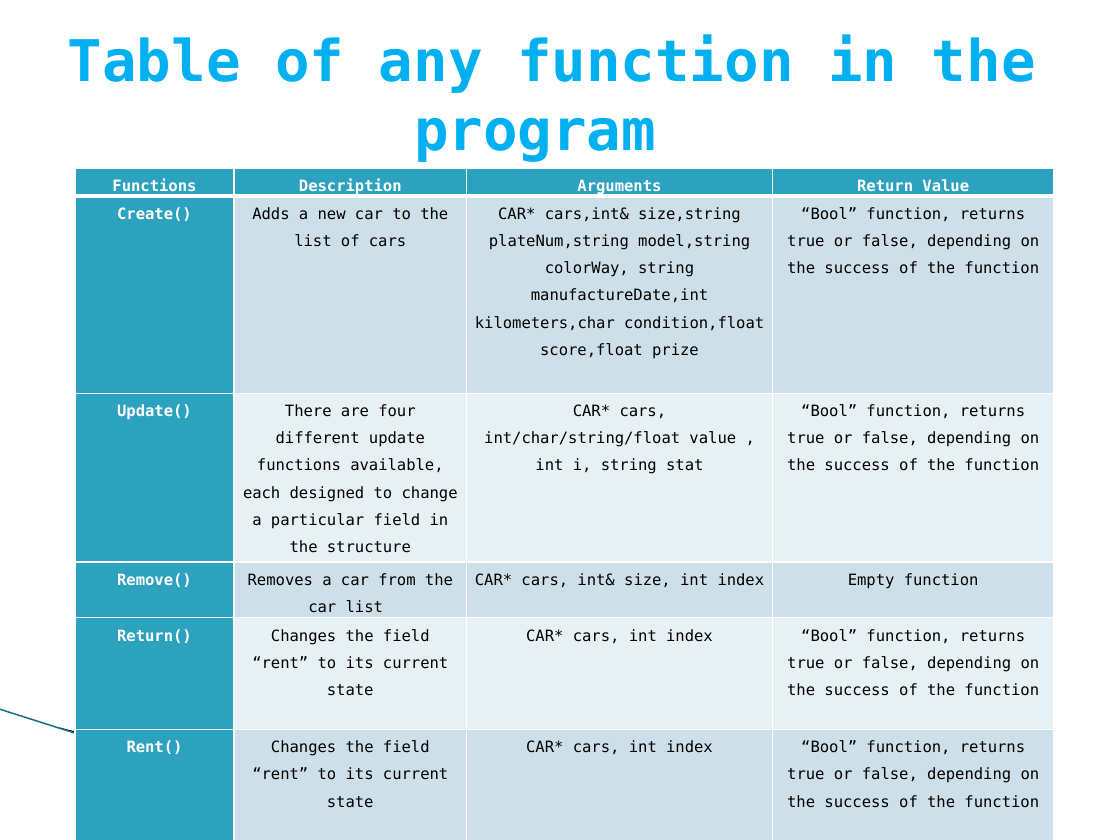
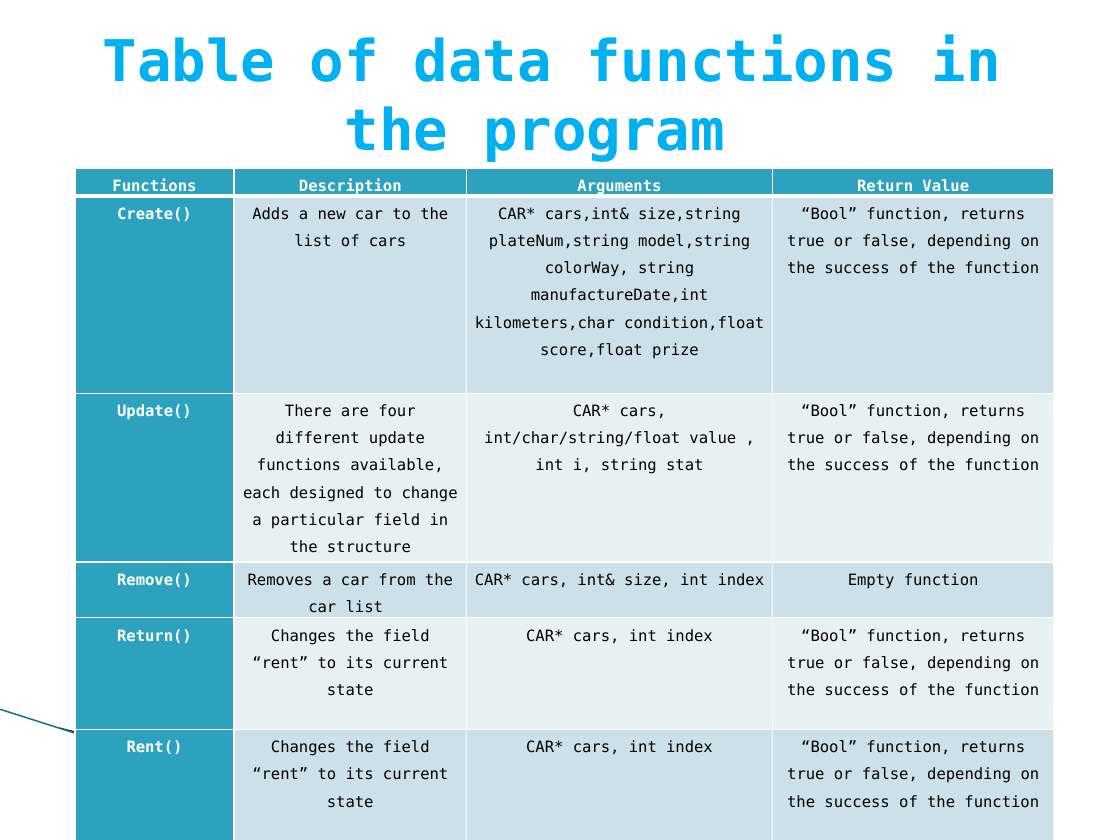
Before and after one commit to vgkavaldzhiev18/StructuresGit, a slide deck: slide 4 of Car Rent Incorporation.pptx. Drawn at 1120x840 pixels with LibreOffice and Linux fonts; fonts in the diff are those of the drawing; background and template pictures are left out. Boxes give left, top, right and bottom in pixels: in the first picture for what was removed or moved away, otherwise in the second. Text is boxed around its words. In the diff, an @@ line names an element or a change of style, - is before the commit and + after.

```diff
--- a/Car Rent Incorporation.pptx
+++ b/Car Rent Incorporation.pptx
@@ title at (102,34,1001,162): text changed @@
-Table of any function in the program
+Table of data functions in the program
```
